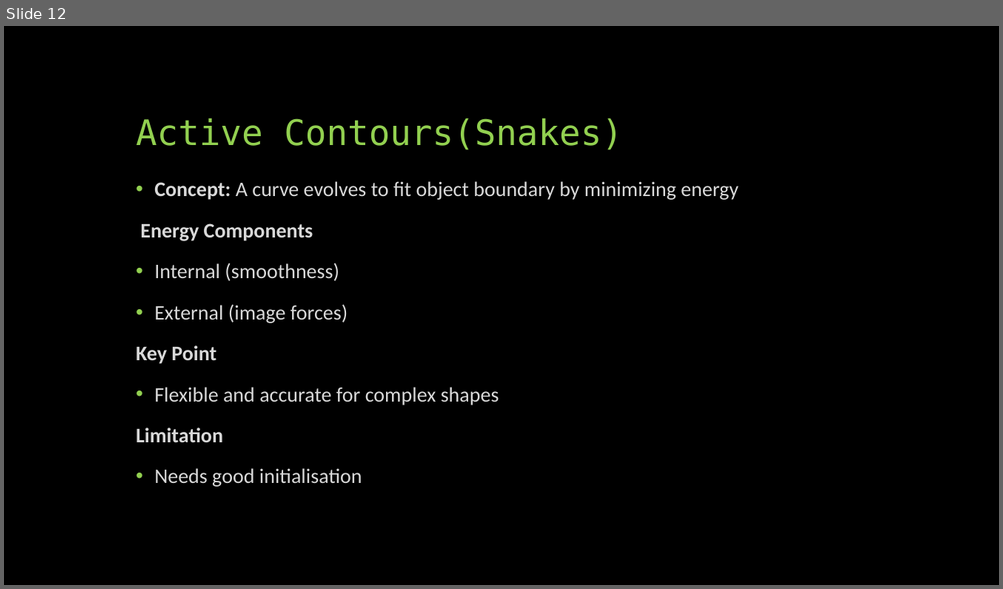
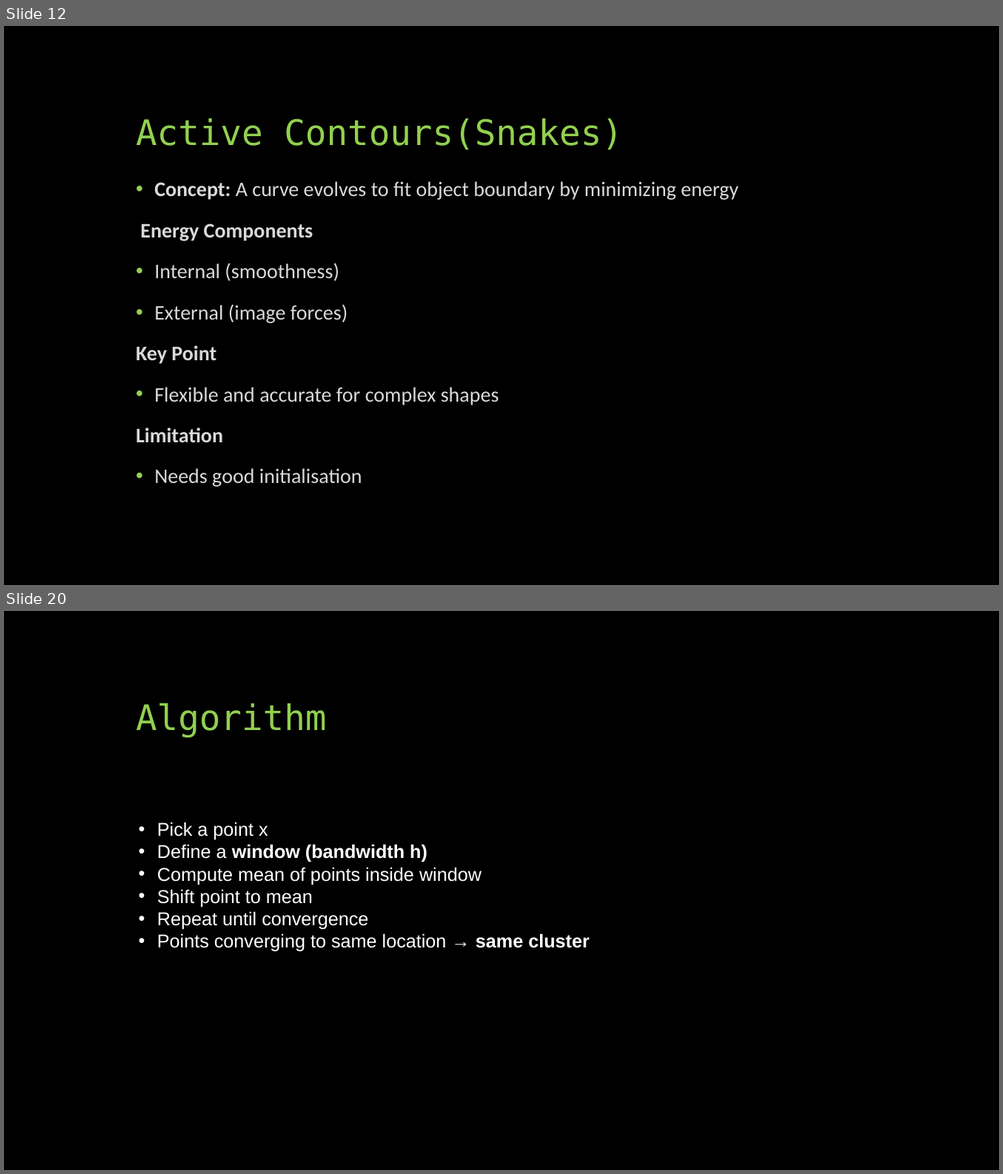
Before and after one commit to SreejithRajan-Lab/Computer-Vision, a slide deck: Presentations/Computer Vision – Module 4 .pptx. Shown one above the other, each under a label of ours: slide 12 before the commit, slides 12 and 20 after it; the slides between them are not shown. The pictures are 1003x589 and 1003x1174 pixels, drawn with LibreOffice and Linux fonts; fonts in the diff are those of the drawing. Boxes give left, top, right and bottom in pixels: in the first picture for what was removed or moved away, otherwise in the second. Text is boxed around its words. In the diff, an @@ line names an element or a change of style, - is before the commit and + after.

```diff
--- a/Presentations/Computer Vision – Module 4 .pptx
+++ b/Presentations/Computer Vision – Module 4 .pptx
@@ slide 20 added at [4, 611, 999, 1170], background #000000 @@
@@ title added at [136, 703, 327, 738], 34 pt, text #92D050 @@
+Algorithm
@@ text added at [157, 822, 589, 952], 18 pt, text #FFFFFF @@
+• Pick a point x
+• Define a window (bandwidth h)
+• Compute mean of points inside window
+• Shift point to mean
+• Repeat until convergence
+• Points converging to same location → same cluster
```
Also in this commit, not shown: 19 other slides added, 2 other files.
